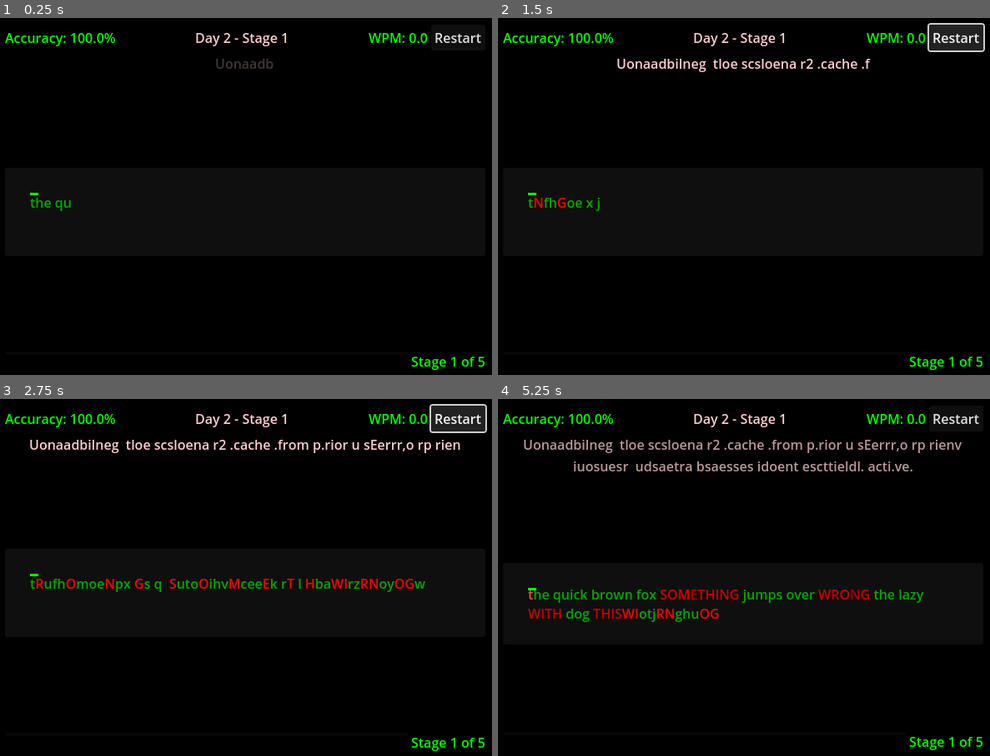
Above: before the commit, frames 1-4 (two rows, left to right).
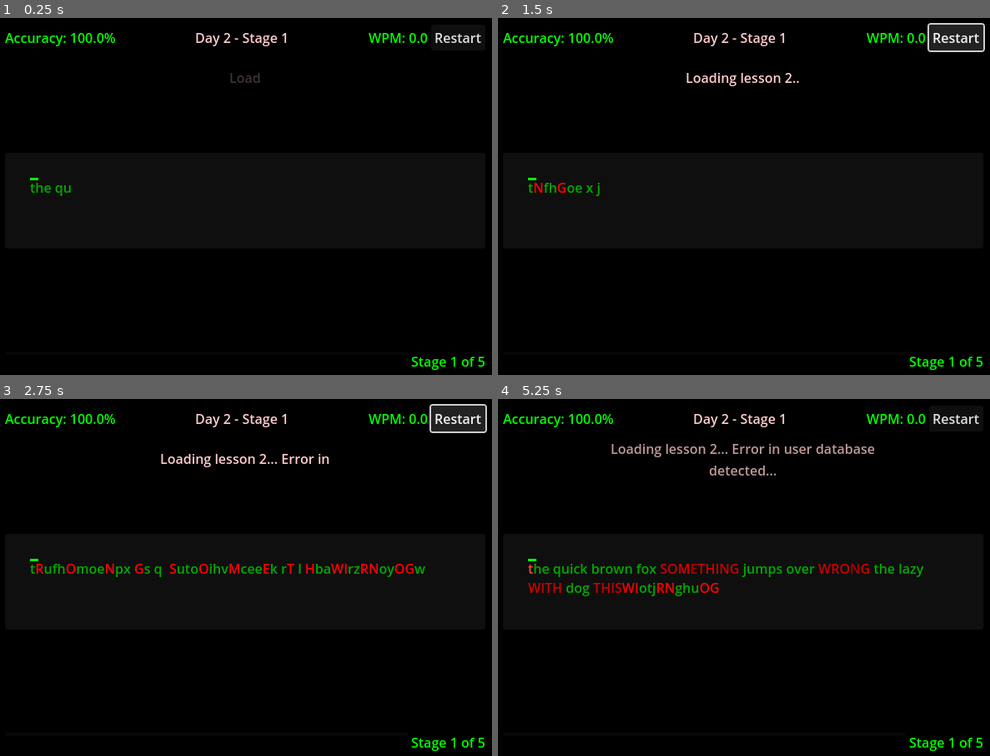
Above: after the commit, the same moments.

Repository: 100-Devs-1-Game/TheTypingExperiment
Game: Godot game, scene res://src/scenes/days/Day2.tscn
The game is run twice, just before and just after one commit, with the same random seed, the same clock (stepped at 60 frames per second) and the same inputs. This scene is started directly instead of the project's main scene.
Inputs (mouse positions are in pixels of both pictures, inside the frame that each line leads up to):
- Up to frame 1 (0.25 s): no input
- Up to frame 2 (1.5 s): click "Restart" at 0.5 s; click "Restart" at 1.25 s
- Up to frame 3 (2.75 s): click "Restart" at 2 s
- Up to frame 4 (5.25 s): tap Enter at 2.75, 3.6, 5.1 s; move the mouse to (862, 559) at 2.77 s; tap Backspace at 2.85, 4.35 s; click (862, 559) at 2.92 s; tap Space at 3.02, 3.77, 5 s; move the mouse to (635, 598) at 3.52 s; click (635, 598) at 3.67 s; move the mouse to (798, 491) at 4.27 s; click (798, 491) at 4.42 s; move the mouse to (714, 659) at 5.02 s; click (714, 659) at 5.17 s

The runs differ from the first frame. In frame 1, 0.5% of the frame differs, in the area x 6-56%, y 11-55%; in frame 2, 1.4%; in frame 3, 3.6%; in frame 4, 5.8%, in the area x 5-99%, y 11-99%.

Commit message:
fixed encouragement message getting corrupted

Diff:
--- a/src/src/scenes/days/Day2.gd
+++ b/src/src/scenes/days/Day2.gd
@@ -15,7 +15,7 @@
 @onready var day_stage_label: Label = %DayStageLabel
 @onready var progress_label: Label = %ProgressLabel
 @onready var restart_button: Button = %RestartButton
-@onready var message_display: Label = %MessageDisplay
+@onready var message_overlay: Label = %MessageOverlay
 
 # Typing state
 var practice_text: String = ""
@@ -79,7 +79,7 @@
 	wpm_label.modulate = green_color
 	day_stage_label.modulate = red_tint  # Hint of corruption starting
 	progress_label.modulate = green_color
-	message_display.modulate = red_tint
+	message_overlay.modulate = red_tint
 
 func _setup_interface() -> void:
 	invisible_input.grab_focus()
@@ -89,14 +89,6 @@
 
 	text_display.selection_enabled = false
 	text_display.scroll_active = false
-
-	# Configure message display for proper text wrapping
-	message_display.visible = false
-	message_display.text = ""
-	message_display.autowrap_mode = TextServer.AUTOWRAP_WORD_SMART
-	message_display.horizontal_alignment = HORIZONTAL_ALIGNMENT_CENTER
-	message_display.vertical_alignment = VERTICAL_ALIGNMENT_CENTER
-
 
 func _start_new_stage() -> void:
 	# Generate English text for typing from DayManager
@@ -372,17 +364,23 @@
 func _restart_stage() -> void:
 	_start_new_stage()
 
+var is_typing_message: bool = false
+
 func _on_message_ready(message: String, message_type: String) -> void:
+	# Wait for any previous message to finish typing before starting new one
+	while is_typing_message:
+		await get_tree().process_frame
 	_show_message(message)
 
 func _show_message(message: String) -> void:
 	# Day 2 - Subtle eerie effects begin
-	message_display.visible = true
-	message_display.modulate.a = 0.0
+	message_overlay.visible = true
+	var red_tint = Color(1, 0.8, 0.8, 0)  # Preserve red tint but start invisible
+	message_overlay.modulate = red_tint
 
 	# Slowly fade in the message
 	var fade_in_tween = create_tween()
-	fade_in_tween.tween_property(message_display, "modulate:a", 1.0, 1.0)
+	fade_in_tween.tween_property(message_overlay, "modulate:a", 1.0, 1.0)
 
 	# Type out the message character by character for eerie effect
 	_type_message_eerily(message)
@@ -392,21 +390,25 @@
 
 	# Fade out
 	var fade_out_tween = create_tween()
-	fade_out_tween.tween_property(message_display, "modulate:a", 0.0, 1.0)
+	fade_out_tween.tween_property(message_overlay, "modulate:a", 0.0, 1.0)
 	await fade_out_tween.finished
-	message_display.visible = false
+	message_overlay.visible = false
 
 func _type_message_eerily(message: String) -> void:
+	is_typing_message = true
 	var typing_speed = 0.05  # Slow typing for eerie effect
-	message_display.text = ""
+
+	message_overlay.text = ""
 
 	for i in range(message.length()):
-		message_display.text += message[i]
+		message_overlay.text += message[i]
 		await get_tree().create_timer(typing_speed).timeout
 
 		# Occasional pause for dramatic effect
 		if message[i] == "." or message[i] == "?" or message[i] == "!":
 			await get_tree().create_timer(0.3).timeout
+
+	is_typing_message = false
 
 func _on_stage_completed(day: int, stage: int) -> void:
 	if day == DAY_NUMBER:
--- a/src/src/scenes/days/Day2.tscn
+++ b/src/src/scenes/days/Day2.tscn
@@ -76,12 +76,6 @@
 layout_mode = 2
 text = "Restart"
 
-[node name="MessageDisplay" type="Label" parent="MainContainer"]
-unique_name_in_owner = true
-layout_mode = 2
-text = "Loading lesson 2... Error in user database detected... Continuing..."
-horizontal_alignment = 1
-
 [node name="Spacer1" type="Control" parent="MainContainer"]
 layout_mode = 2
 size_flags_vertical = 3
@@ -144,3 +138,28 @@
 unique_name_in_owner = true
 layout_mode = 2
 text = "Stage 1 of 5"
+
+[node name="MessageOverlay" type="Label" parent="."]
+unique_name_in_owner = true
+visible = false
+layout_mode = 1
+anchors_preset = -1
+anchor_left = 0.2
+anchor_top = 0.15
+anchor_right = 0.8
+anchor_bottom = 0.25
+grow_horizontal = 2
+grow_vertical = 2
+horizontal_alignment = 1
+vertical_alignment = 1
+autowrap_mode = 3
+
+[node name="MessageBackground" type="ColorRect" parent="MessageOverlay"]
+z_index = -1
+layout_mode = 1
+anchors_preset = 15
+anchor_right = 1.0
+anchor_bottom = 1.0
+grow_horizontal = 2
+grow_vertical = 2
+color = Color(0, 0, 0, 0.8)
